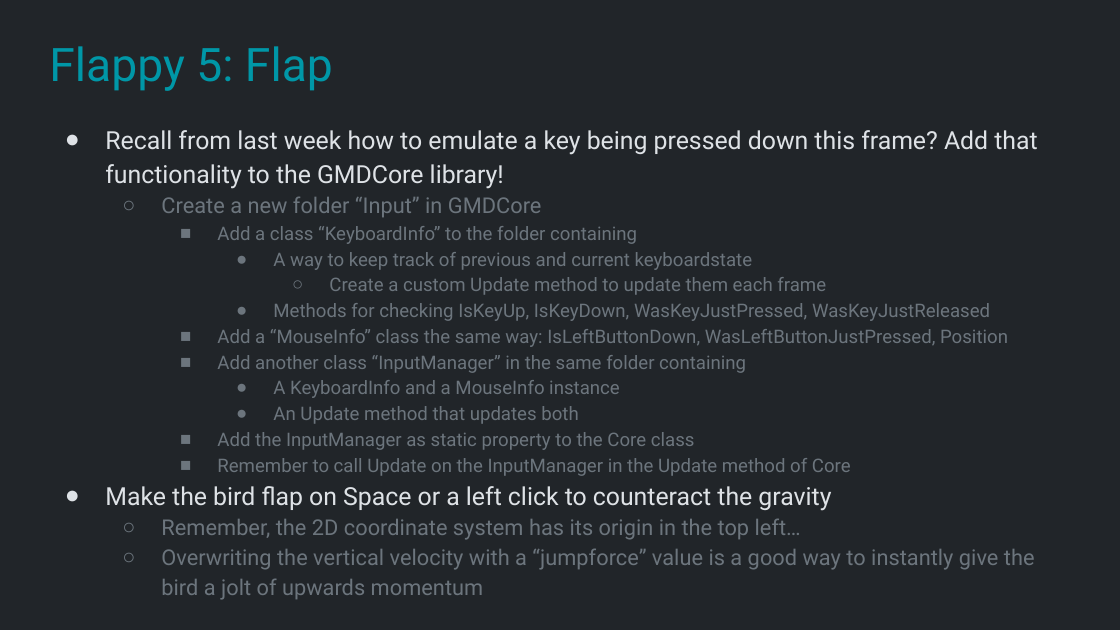
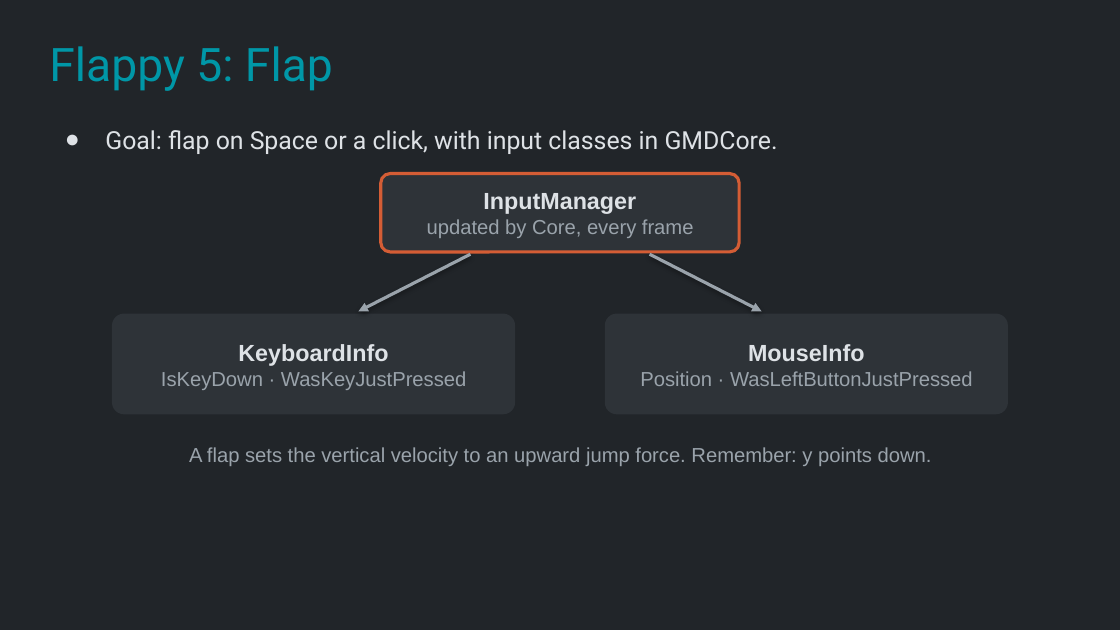
Before and after one commit to Metamate/gar, a slide deck: slide 20 of slides/02 Flappy Bird.pptx. Drawn at 1120x630 pixels with LibreOffice and Linux fonts; fonts in the diff are those of the drawing. Boxes give left, top, right and bottom in pixels: in the first picture for what was removed or moved away, otherwise in the second. Text is boxed around its words. In the diff, an @@ line names an element or a change of style, - is before the commit and + after.

```diff
--- a/slides/02 Flappy Bird.pptx
+++ b/slides/02 Flappy Bird.pptx
@@ text at <box>105,130,778,154</box>: text changed; size 12 to 16 pt; text colour #6C757D to #DEE2E6 @@
-● Recall from last week how to emulate a key being pressed down this frame? Add that functionality to the GMDCore library!
-  ○ Create a new folder “Input” in GMDCore
-    ■ Add a class “KeyboardInfo” to the folder containing
-      ● A way to keep track of previous and current keyboardstate
-        ○ Create a custom Update method to update them each frame
-      ● Methods for checking IsKeyUp, IsKeyDown, WasKeyJustPressed, WasKeyJustReleased
-    ■ Add a “MouseInfo” class the same way: IsLeftButtonDown, WasLeftButtonJustPressed, Position
-    ■ Add another class “InputManager” in the same folder containing
-      ● A KeyboardInfo and a MouseInfo instance
-      ● An Update method that updates both
-    ■ Add the InputManager as static property to the Core class
-    ■ Remember to call Update on the InputManager in the Update method of Core
-● Make the bird flap on Space or a left click to counteract the gravity
-  ○ Remember, the 2D coordinate system has its origin in the top left…
-  ○ Overwriting the vertical velocity with a “jumpforce” value is a good way to instantly give the bird a jolt of upwards momentum
+● Goal: flap on Space or a click, with input classes in GMDCore.
@@ rounded rectangle added at <box>381,174,739,252</box>, fill #2E3338, outline #D45D35 2 pt, 13 pt, text #9AA3AB @@
+InputManager
+updated by Core, every frame
@@ arrow added from (470, 254) to (358, 311), #9AA3AB 2 pt @@
@@ arrow added from (650, 254) to (762, 311), #9AA3AB 2 pt @@
@@ rounded rectangle added at <box>112,314,515,414</box>, fill #2E3338, 13 pt, text #9AA3AB @@
+KeyboardInfo
+IsKeyDown · WasKeyJustPressed
@@ rounded rectangle added at <box>605,314,1008,414</box>, fill #2E3338, 13 pt, text #9AA3AB @@
+MouseInfo
+Position · WasLeftButtonJustPressed
@@ text added at <box>189,447,932,466</box>, 13 pt, text #9AA3AB @@
+A flap sets the vertical velocity to an upward jump force. Remember: y points down.
```
Also in this commit, not shown: 12 other slides changed, 2 slides added, 1 slide removed, 1 other file.
